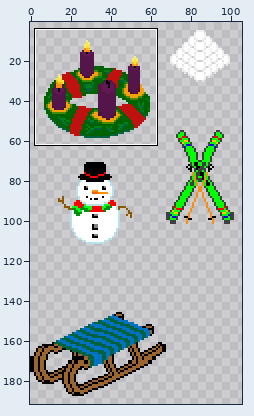
Two versions of one sprite sheet, Assets/FuerWinter/Winterdeko.png. The picture above shows the old version from afar; the outline marks the close-up.
Close-up. Earlier state:
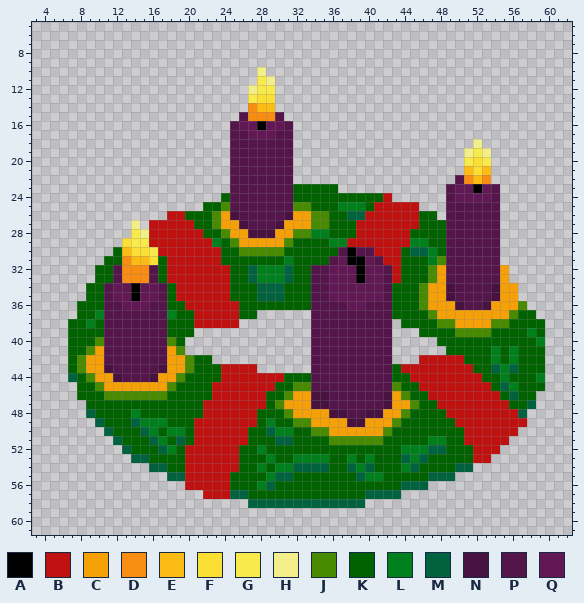
The file is 272x272 pixels. Shown: x 3..62, y 5..61. The wide view leaves out empty margins.
Palette (. is transparent): A #000000  B #bf110f  C #f6a007  D #f98d12  E #fcbc14  F #fcdf35  G #f9ea4b  H #f2ee89  J #488a00  K #006300  L #00801d  M #00623e  N #47123f  P #54154a  Q #611855
Pixels before (only the part around the change), first column x 3:
 5 ............................................................
 6 ............................................................
 7 ............................................................
 8 ............................................................
 9 ............................................................
10 .........................H..................................
11 .........................GH.................................
12 ........................HGG.................................
13 ........................GFF.................................
14 ........................DEE.................................
15 .......................PDDDP................................
16 ......................PQQAQQP...............................
17 ......................PPQQQPP...............................
18 ......................PPPPPPP....................H..........
19 ......................PPPPPPP...................HGH.........
20 ......................PPPPPPP...................GFG.........
21 ......................PPPPPPP...................EFE.........
22 ......................PPPPPPP..................PDED.........
23 ......................PPPPPPPKKKKK............PQQAQP........
24 .....................KPPPPPPPKKKKKKKKKKB......PQQQQP........
25 ...................KKJPPPPPPPJJKKKLLLKBBBBB...PPPPPP........
26 ...............BBKKKJCNPPPPPNCCJJKKMMBBBBBBKK.PPPPPP........
27 ...........H.BBBBBKKJCCNPPPNCCCJJKKKBBBBBBBKKKPPPPPP........
28 ...........GHBBBBBBKKJCCNNNCCJJLLKKKBBBBBBKKKKPPPPPP........
29 ..........FGGBBBBBBBLKJCCCCCJKKKKLLBBBBBBBLLKKPPPPPP........
30 .........KEFFGBBBBBBBKKJJJJJKKKKKKPAPPBBBKMMLKPPPPPP........
31 ........KKDEEFKBBBBBBKKKKKKKLKKKKPQAAQPBBKKKLJPPPPPP........
32 .......KKPDDDPKBBBBBBBKKMLLLMKKPPQQQAQQPBKKKJCPPPPPPC.......
33 .......KKPDDDPKBBBBBBBKKMLLLMKKPPQQQAQQPBKKKJCPPPPPPC.......
34 ......KKPQQAQQPKBBBBBBKKKMMMKKKPPQQQQQQPKKKJCCNPPPPNCC......
35 ......KKPQQAQQPKBBBBBBKKKMMMKKKPPQQQQQQPKKKJCCNPPPPNCC......
36 .....KKKPPQQQPPKKBBBBBBKKKKKKKKPPPPQQPPPKKKJCCCNPPNCCCJ.....
37 .....KKLPPPPPPPLKKBBBBBKK......PPPPPPPPPKKKKJCCCCCCCCJKK....
38 ....KKLKPPPPPPPKKKBBBBB........PPPPPPPPP.KKKKJJCCCCJJKKKK...
39 ....KKKKPPPPPPPKKK.............PPPPPPPPP...KKKKJJJJKKKKLK...
40 ....KKKJPPPPPPPJK..............PPPPPPPPP.....KKKKKKKKKKKL...
41 ....KKJCPPPPPPPCJ..............PPPPPPPPP......KKKKKLKLKKK...
42 ....KJCCPPPPPPPCCJKK...........PPPPPPPPP...BBBBBKKKLKLKKK...
43 ....KJCCNPPPPPNCCJKKKBBBB......PPPPPPPPPKBBBBBBBBKKMLMKKK...
44 ....MKJCCNPPPNCCJKKKKBBBBBBBKKKPPPPPPPPPKKBBBBBBBBKKLKKKL...
45 .....KKJCCCCCCCJKKKKBBBBBBBKKJJPPPPPPPPPJKKBBBBBBBBKMLKKK...
46 .....KKKJJJJJJJKKKKKBBBBBBKKJCCNNPPPPPPNCJKKBBBBBBBBKMKK....
47 ......KKKKKKKKKKKKKBBBBBBBKJCCCNNPPPPPPNCCJKKBBBBBBBBKKM....
48 ......MKKKKLKKKKKKKBBBBBBKKKJCCCCNNPPNNCCJKKKKBBBBBBBBM.....
49 .......MKKKMLLLKKKBBBBBBBKLKKJJCCCCNNCCCJKKKKKKBBBBBBBB.....
50 ........MKKKMLKLLKBBBBBBKKMLLKKJJCCCCCCJKKKKKKKKBBBBBB......
51 .........MKKKMLKMKBBBBBBKKKMMKKKKJJJJJJKKKKKLLKKBBBBB.......
52 ..........MKKKMLKBBBBBBKKLKKKKKKKKKKKKKKKLLLMMKKKBBB........
53 ...........MMKKKKBBBBBBKKKLKKLLLLKKLKLKKKMLMKKKKKBB.........
54 .............MMKKBBBBBBKKLKLLMMMMKKMLMKKKLMKKKKMM...........
55 ...............MMBBBBBKKKKLMMKKKKKKKMLLKKKKKMMM.............
56 .................BBBBBKKKLMKKKKKKKKKKKKKKMMM................
57 ...................BBBMMKKKKKKKKKKKKKMMMM...................
58 ........................MMMMMMMMMMMMM.......................
59 ............................................................
60 ............................................................
61 ............................................................
After the commit:
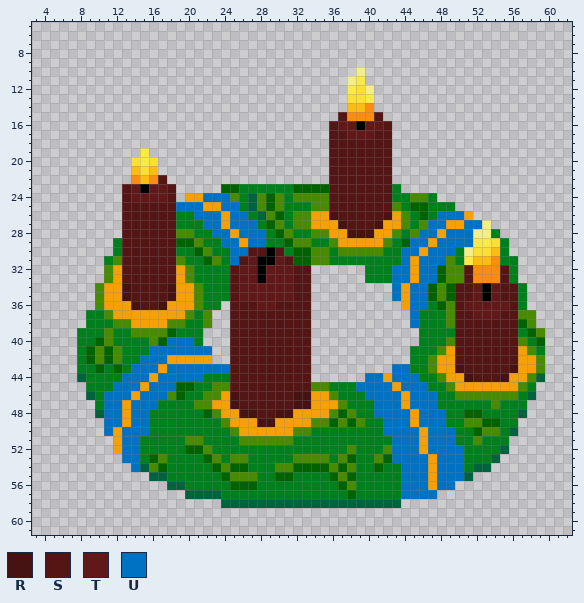
Colours new in this view: R #471212  S #541515  T #611818  U #0072c4
The exact change:
Changed rows in their new state; - is an unchanged pixel.
first column x 7:
10 ---------------------.----------H--------------------
11 ---------------------..--------HG--------------------
12 --------------------...--------GFH-------------------
13 --------------------...--------FFG-------------------
14 --------------------...--------EED-------------------
15 -------------------.....------SDDDS------------------
16 ------------------.......----STTATTS-----------------
17 ------------------.......----SSTTTSS-----------------
18 ------------------.......----SSSSSSS---------.-------
19 --------G---------.......----SSSSSSS--------...------
20 -------FGF--------.......----SSSSSSS--------...------
21 -------EFE--------.......----SSSSSSS--------...------
22 -------DEDS-------.......----SSSSSSS-------....------
23 ------STATTS-----KKLLLLLL----SSSSSSSL-----......-----
24 ------STTTTS-CCUUUJLMJKJLJJJJSSSSSSSLLJJL-......-----
25 ------SSSSSSUUUCCUULMJKJLLLJJSSSSSSSJLKKLLL.....-----
26 ------SSSSSSLLUUU-UULMJKLJJCCRSSSSSRCJL-LUUUC...-----
27 ------SSSSSSLLLUU-UUULKJLJJCCCRSSSRCCJLJUUCCUUH.-----
28 ------SSSSSSJJLLUU-UUULKJLLJJCCRRRCCJLJUUCUUUHHL-----
29 -----LSSSSSSKKJL-UU-UULLKJJLLJCCCCCJLKUUCUUUUGGFL----
30 -----LSSSSSSLLKJLLUUSSASL--JJLJJJJJLLUUCUUULHFFEL----
31 ----LJSSSSSSJLLKJLUSTAATS--JJLLLLLLLLUCUUUJLGEEDLL---
32 ---.JCSSSSSSCJLLLLSTTATTTSS......LLLUUCUUKJJSDDDSL---
33 ---.JCSSSSSSCJLLLLSTTATTTSS......LLLUUCUUKJJSDDDSL---
34 --.JCCRSSSSRCCJLLLSTTTTTTSS.........UCUUKJKSSTATSSL--
35 --.JCCRSSSSRCCJLLLSTTTTTTSS.........UCUUKJKSSTATSSL--
36 -..JCCCRSSRCCCJLL.SSSTTSSSS..........CUULKJSTTTTTSL--
37 -.L-JCCCCCCCCJLJ..SSSSSSSSS...........ULLLJSSTTTSSJJ-
38 ..-LLJJCCCCJJLLJ..SSSSSSSSS.........-.ULLL-SSSSSSS-J.
39 .LLLJLLJJJJ-LLL---SSSSSSSSS.........---LLLLSSSSSSSLKJ
40 .LLKJLLLLJKUUUL---SSSSSSSSS.........---LLLJSSSSSSSJLK
41 .LKJKJLLLUUUUUUU--SSSSSSSSS.........--LLLJCSSSSSSSCJL
42 .LKJKJLLUUU--CCC--SSSSSSSSS.........--LLJCCSSSSSSSCCJ
43 .LLKLKLUUUCUUUUUUUSSSSSSSSS.........UULLJCCRSSSSSRCCJ
44 .MLLLLUUUCUUUUULLLSSSSSSSSS......UUCUUULLJCCRSSSRCCJM
45 -.LLLUUU-UUU--LLJJSSSSSSSSSJJLLLUUUUCUUULLJCCCCCCCJL.
46 -.MLUUUCUUUJ-LLJJCRSSSSSSRRCCJLLLUUUUCUUULLJJJJJJJLM-
47 --.LUUCUUULLLLJJCCRSSSSSSRRCCCJLLLUUU-UUULLLLLLJLLL.-
48 --.MUUCUULLLLLLKJCCRRSSRR----JKJLLUUUUCUUULLKKLLLL---
49 ---.UUCUU--LLLLLLJCCCRRCCCCJJKJKJLLUUUCUUULLJJKKLL.--
50 ----UCUUU-L--LLLLLJCCCCCCJJLLLLLLLLUUUUCUUULLKJJLM---
51 -----CUULL-LLJJLLLLJJJJJJLLLLLLLLLLLUUUCUUULLJLLL----
52 -----CUULLL-LKKJLLLLL-LLLLLLLLLJLLLJUUUCUUUULLLLM----
53 ------UUL-JLLLLKJLJJLL-LLJJJJLJKL-J-UUUUCUUULLLM-----
54 -------UMJKLLLLLKJK-L-LJJKKKKJ-J-L-LLUUUCUUULMM------
55 ---------MMLLLLLLKJJJL-KKLLLL-J-L--LLUUUCUUUM--------
56 -----------MMLLLLL----LLLLLLLL-JLLLLLUUUCUU----------
57 -------------MMMMLLLLLLLLLLLLLL-LLLLLUUUU------------
58 -----------------MMM-------------MMMM----------------
Boxes around the changes in both close-ups, in picture pixels (x1, y1, x2, y2):
changed: (68, 67, 545, 508)
